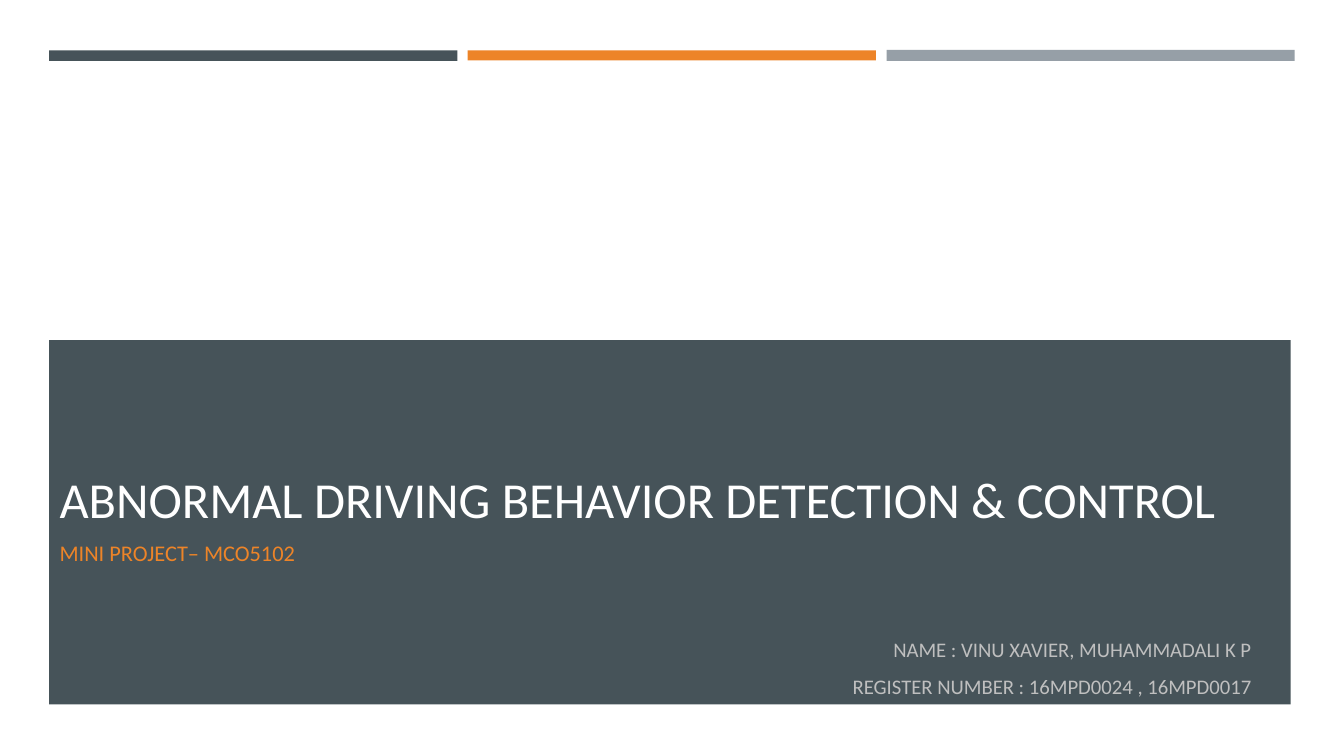
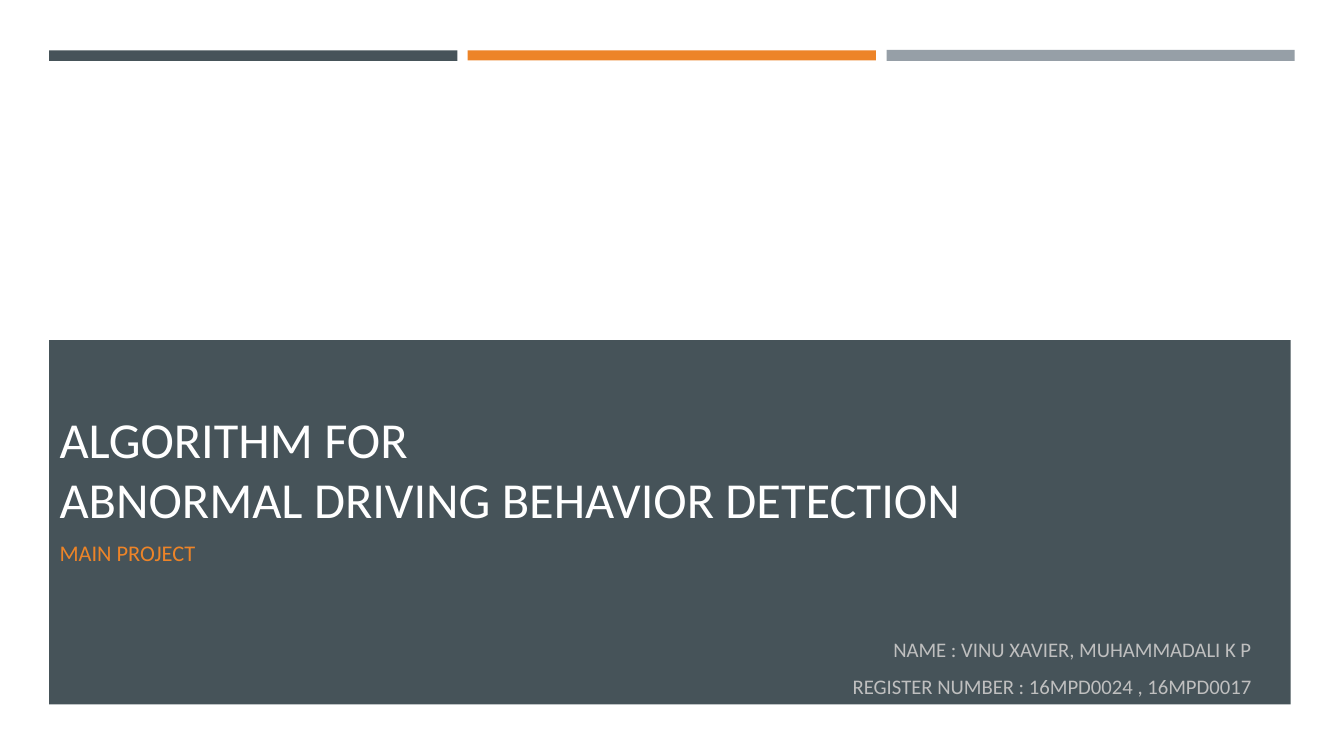
Before and after one commit to xaviervinu/mtechproject, a slide deck: slide 1 of doc/Vinu_Xavier_16MPD0024_Status_03.pptx. Drawn at 1344x756 pixels with LibreOffice and Linux fonts; fonts in the diff are those of the drawing. Boxes give left, top, right and bottom in pixels: in the first picture for what was removed or moved away, otherwise in the second. Text is boxed around its words. In the diff, an @@ line names an element or a change of style, - is before the commit and + after.

Commit message:
presentation

```diff
--- a/doc/Vinu_Xavier_16MPD0024_Status_03.pptx
+++ b/doc/Vinu_Xavier_16MPD0024_Status_03.pptx
@@ title at (x1=60, y1=425, x2=959, y2=519): text changed @@
-ABNORMAL DRIVING BEHAVIOR DETECTION & CONTROL
+ALGORITHM FOR
+ABNORMAL DRIVING BEHAVIOR DETECTION
@@ subtitle at (x1=60, y1=546, x2=196, y2=561): text changed @@
-MINI PROJECT– MCO5102
+MAIN PROJECT
```
Also in this commit, not shown: 1 other slide changed, 4 slides added, 2 other files.
